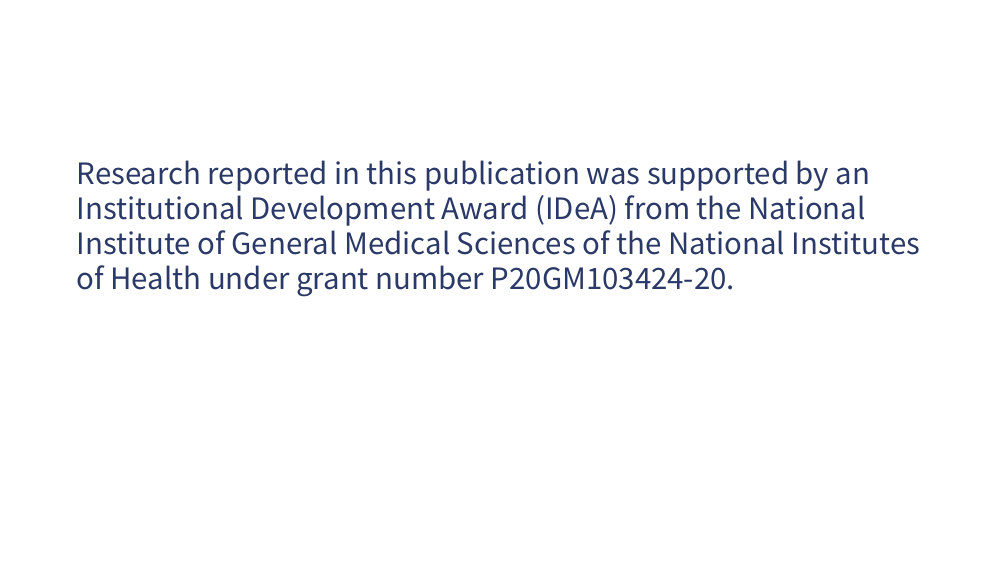
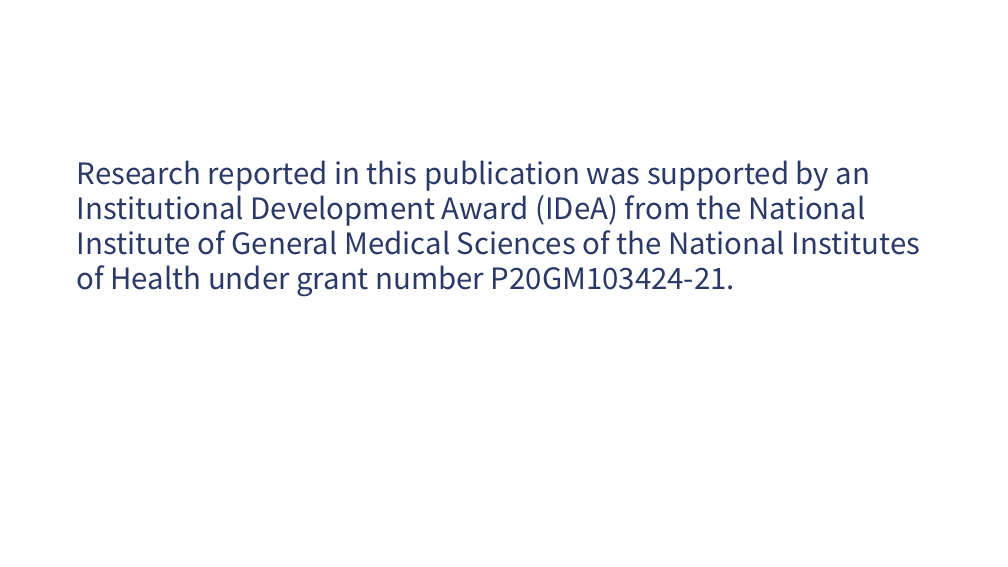
Before and after one commit to lbrn/lbrn-v2, a slide deck: slide 2 of downloads/presentation-templates/LBRN_Template_Light2_Computing-20.potx. Drawn at 1008x567 pixels with LibreOffice and Linux fonts; fonts in the diff are those of the drawing; background and template pictures are left out. Boxes give left, top, right and bottom in pixels: in the first picture for what was removed or moved away, otherwise in the second. Text is boxed around its words. In the diff, an @@ line names an element or a change of style, - is before the commit and + after.

Commit message:
presentation file updates for grant #

```diff
--- a/downloads/presentation-templates/LBRN_Template_Light2_Computing-20.potx
+++ b/downloads/presentation-templates/LBRN_Template_Light2_Computing-20.potx
@@ text at [77,160,920,297]: text changed @@
-Research reported in this publication was supported by an Institutional Development Award (IDeA) from the National Institute of General Medical Sciences of the National Institutes of Health under grant number P20GM103424-20.
+Research reported in this publication was supported by an Institutional Development Award (IDeA) from the National Institute of General Medical Sciences of the National Institutes of Health under grant number P20GM103424-21.
```
Also in this commit, not shown: 15 other files.
